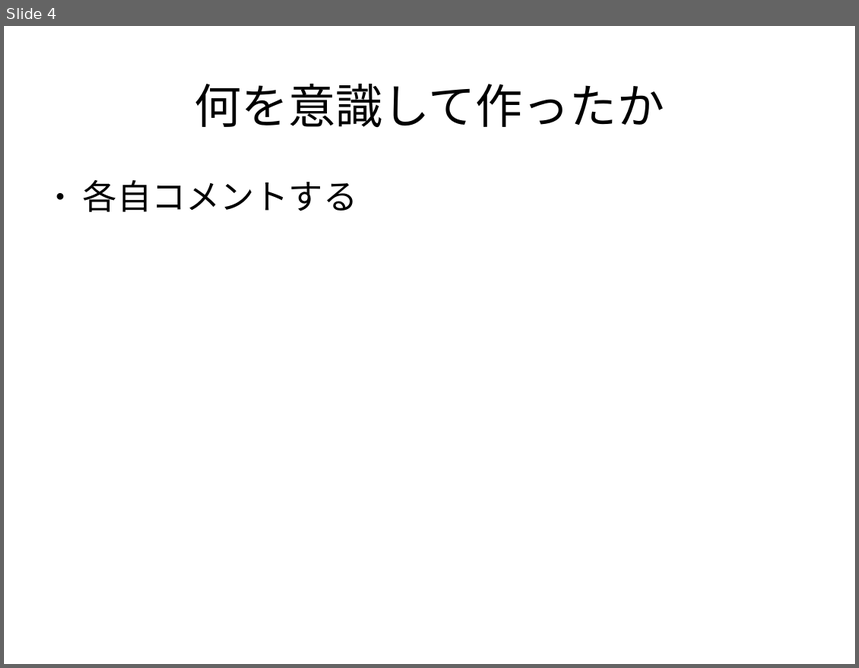
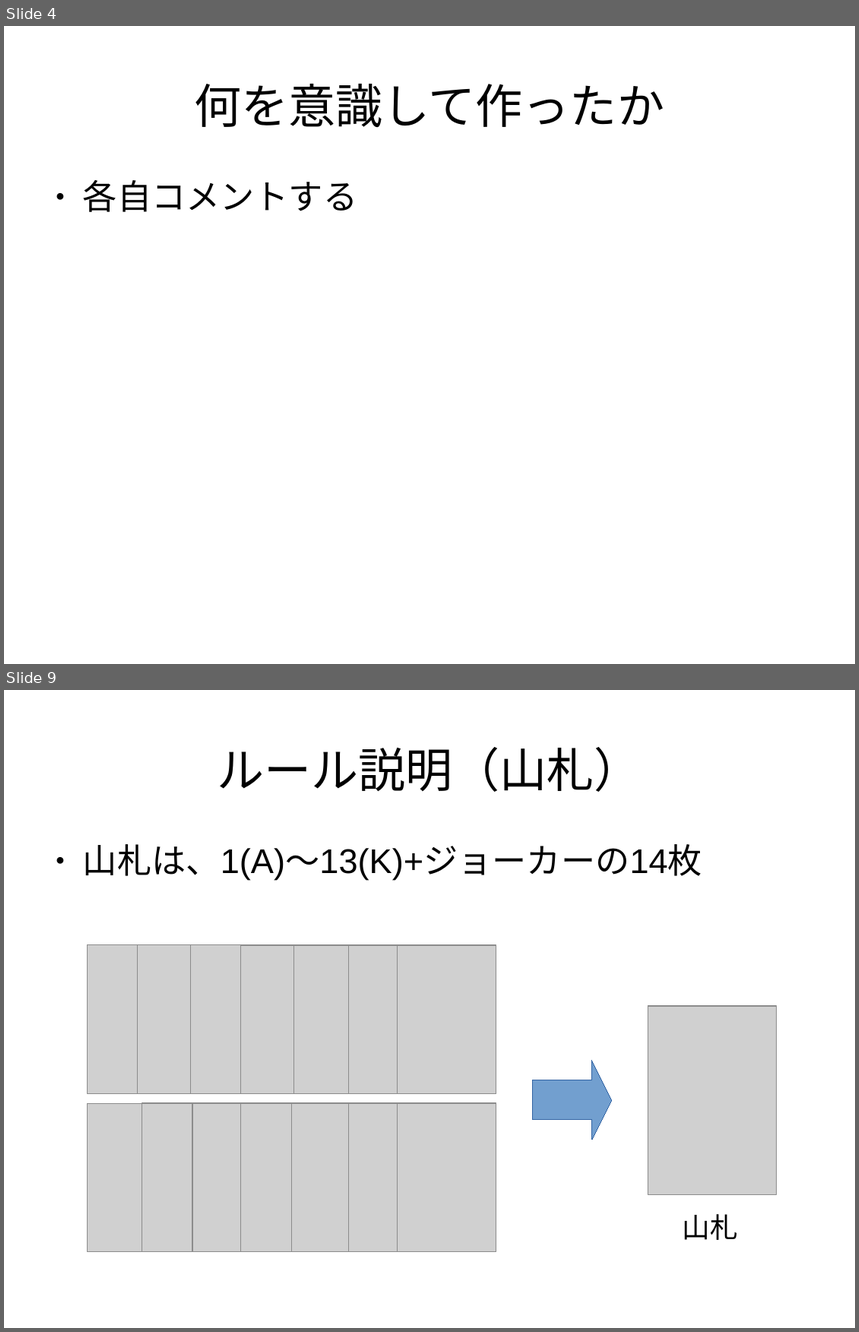
Before and after one commit to Hideya09/Casino, a slide deck: プレゼン資料/ゲーム制作発表.odp. Shown one above the other, each under a label of ours: slide 4 before the commit, slides 4 and 9 after it; the slides between them are not shown. The pictures are 859x668 and 859x1332 pixels, drawn with LibreOffice and Linux fonts; fonts in the diff are those of the drawing; grey boxes stand for pictures. Boxes give left, top, right and bottom in pixels: in the first picture for what was removed or moved away, otherwise in the second. Text is boxed around its words. In the diff, an @@ line names an element or a change of style, - is before the commit and + after.

```diff
--- a/プレゼン資料/ゲーム制作発表.odp
+++ b/プレゼン資料/ゲーム制作発表.odp
@@ slide 9 added at [4, 690, 855, 1328], background #FFFFFF @@
@@ title added at [217, 747, 642, 792], 44 pt, text #000000 @@
+ルール説明（山札）
@@ text added at [83, 844, 702, 881], 32 pt, text #000000 @@
+● 山札は、1(A)～13(K)+ジョーカーの14枚
@@ picture added at [88, 945, 186, 1094] @@
@@ picture added at [138, 945, 237, 1094] @@
@@ picture added at [191, 945, 290, 1094] @@
@@ picture added at [241, 945, 340, 1095] @@
@@ picture added at [294, 945, 392, 1095] @@
@@ picture added at [348, 945, 448, 1095] @@
@@ picture added at [397, 945, 496, 1095] @@
@@ picture added at [649, 1006, 777, 1195] @@
@@ right arrow added at [533, 1061, 612, 1140], fill #729FCF, outline #3465A4 0 pt @@
@@ picture added at [88, 1103, 186, 1252] @@
@@ picture added at [142, 1103, 242, 1252] @@
@@ picture added at [192, 1103, 292, 1252] @@
@@ picture added at [241, 1103, 341, 1252] @@
@@ picture added at [292, 1103, 392, 1252] @@
@@ picture added at [348, 1103, 448, 1252] @@
@@ picture added at [397, 1103, 496, 1252] @@
@@ text added at [682, 1214, 737, 1240], 26 pt, text #000000 @@
+山札
```
Also in this commit, not shown: 5 slides changed, 14 other slides added, 2 slides removed.
